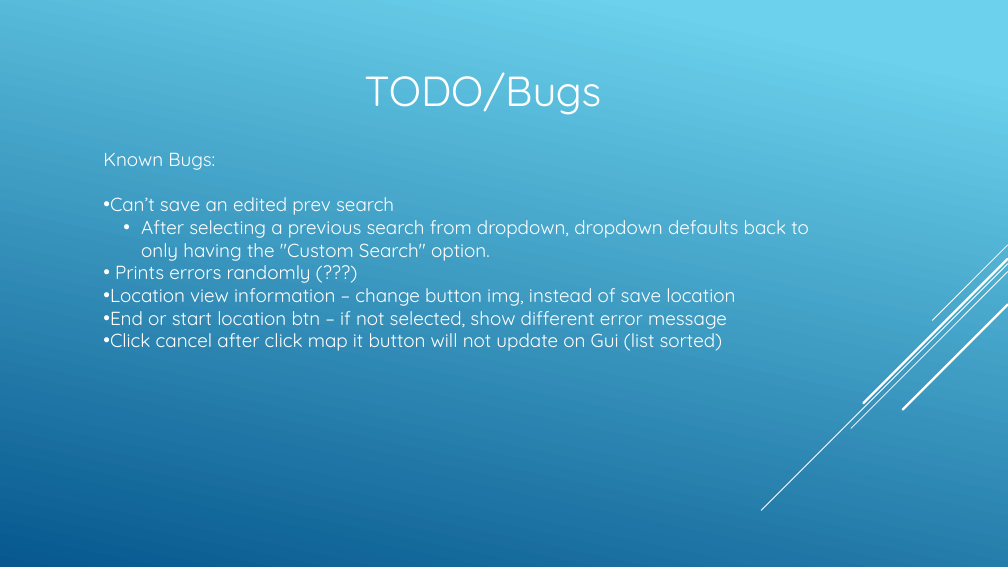
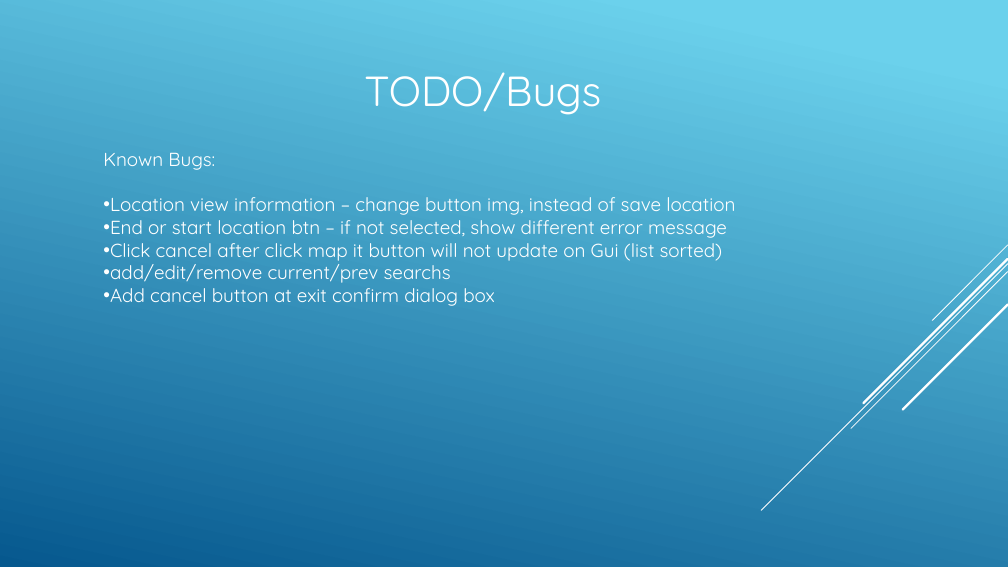
Before and after one commit to spawndys/Cava, a slide deck: slide 10 of Presentation.pptx. Drawn at 1008x567 pixels with LibreOffice and Linux fonts; fonts in the diff are those of the drawing. Boxes give left, top, right and bottom in pixels: in the first picture for what was removed or moved away, otherwise in the second. Text is boxed around its words. In the diff, an @@ line names an element or a change of style, - is before the commit and + after.

```diff
--- a/Presentation.pptx
+++ b/Presentation.pptx
@@ text at (x1=110, y1=197, x2=809, y2=283): paragraphs removed @@
-• Can’t save an edited prev search
-  • After selecting a previous search from dropdown, dropdown defaults back to only having the "Custom Search" option.
-• Prints errors randomly (???)
@@ text at (x1=110, y1=259, x2=495, y2=306): paragraphs added @@
+• add/edit/remove current/prev searchs
+• Add cancel button at exit confirm dialog box
```
Also in this commit, not shown: 1 other slide changed.
